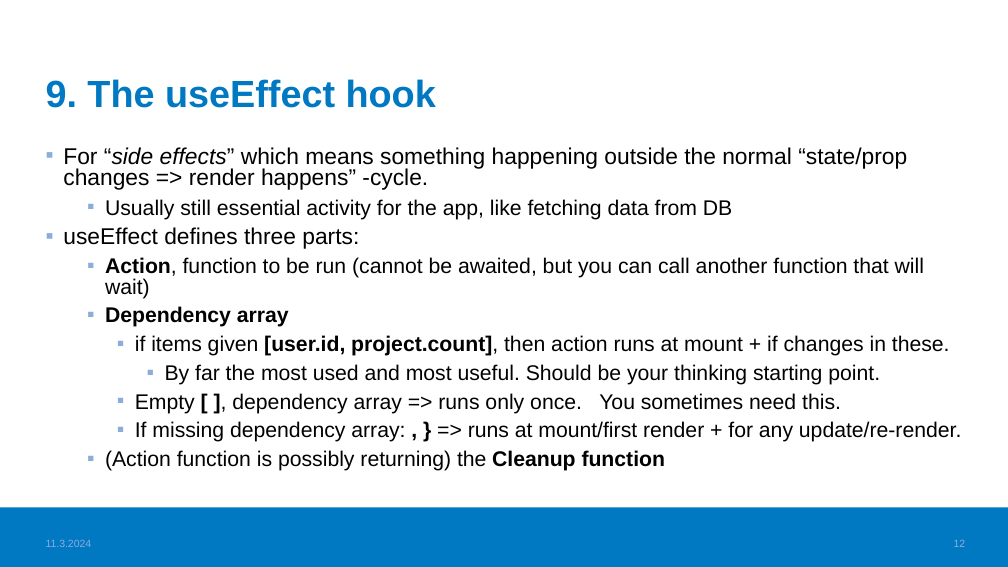
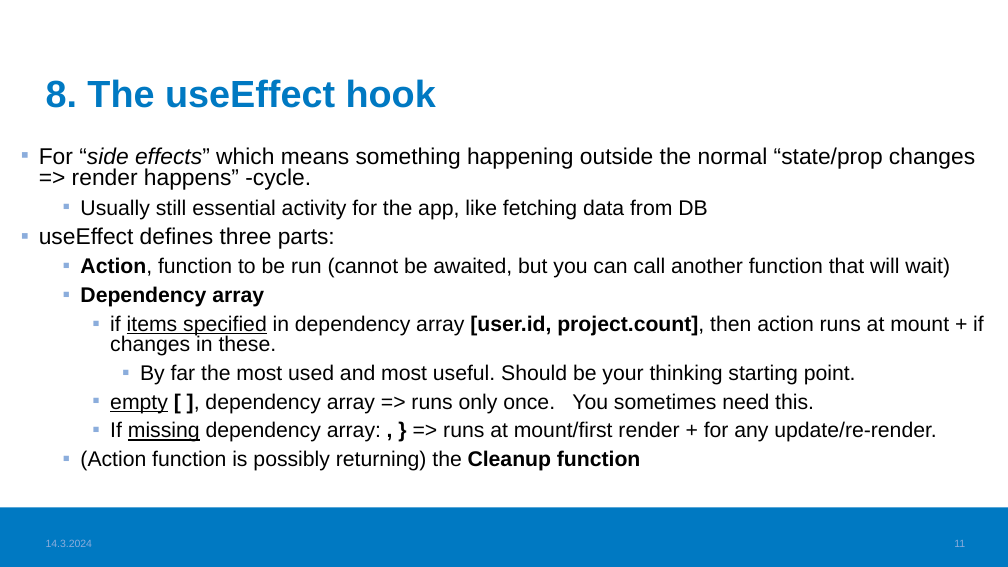
Before and after one commit to haagahelia/ohke-teknologiat, a slide deck: slide 11 of 05_frontend/Frontend_VideoTopics.pptx (slide 12 before the commit). Drawn at 1008x567 pixels with LibreOffice and Linux fonts; fonts in the diff are those of the drawing; background and template pictures are left out. Boxes give left, top, right and bottom in pixels: in the first picture for what was removed or moved away, otherwise in the second. Text is boxed around its words. In the diff, an @@ line names an element or a change of style, - is before the commit and + after.

```diff
--- a/05_frontend/Frontend_VideoTopics.pptx
+++ b/05_frontend/Frontend_VideoTopics.pptx
@@ title at <box>46,79,436,108</box>: text changed @@
-9. The useEffect hook
+8. The useEffect hook
@@ text "For “side effects” which means ...": place and size @@
-text "For “side effects” which means ..." at <box>63,147,961,471</box>
+text "For “side effects” which means ..." at <box>39,147,984,471</box>
@@ text at <box>110,315,984,356</box>: text changed @@
-    ▪ if items given [user.id, project.count], then action runs at mount + if changes in these.
+    ▪ if items specified in dependency array [user.id, project.count], then action runs at mount + if changes in these.
@@ text at <box>110,393,814,414</box>: text changed @@
-    ▪ Empty [ ], dependency array => runs only once. You sometimes need this.
+    ▪ empty [ ], dependency array => runs only once. You sometimes need this.
@@ text at <box>110,421,936,442</box>: underline on in "missing" @@
@@ text at <box>46,539,93,547</box>: text changed @@
-11.3.2024
+14.3.2024
@@ page number at <box>954,540,965,547</box>: text changed @@
-12
+11
```
Also in this commit, not shown: 16 other slides changed, 1 other file.
